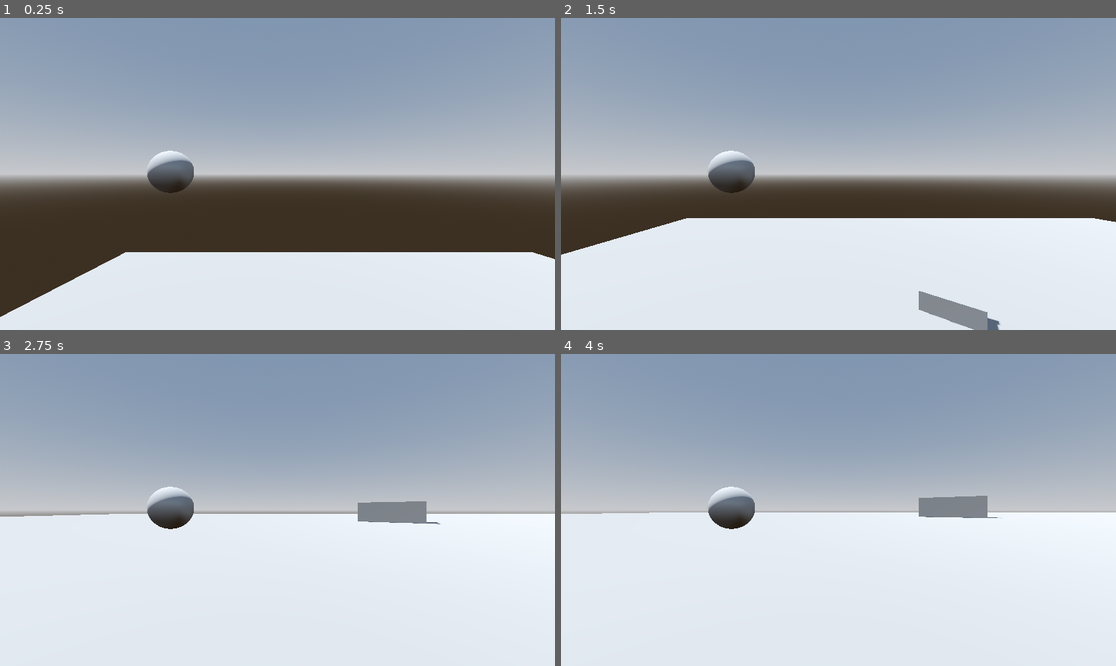
Above: before the commit, frames 1-4 (two rows, left to right).
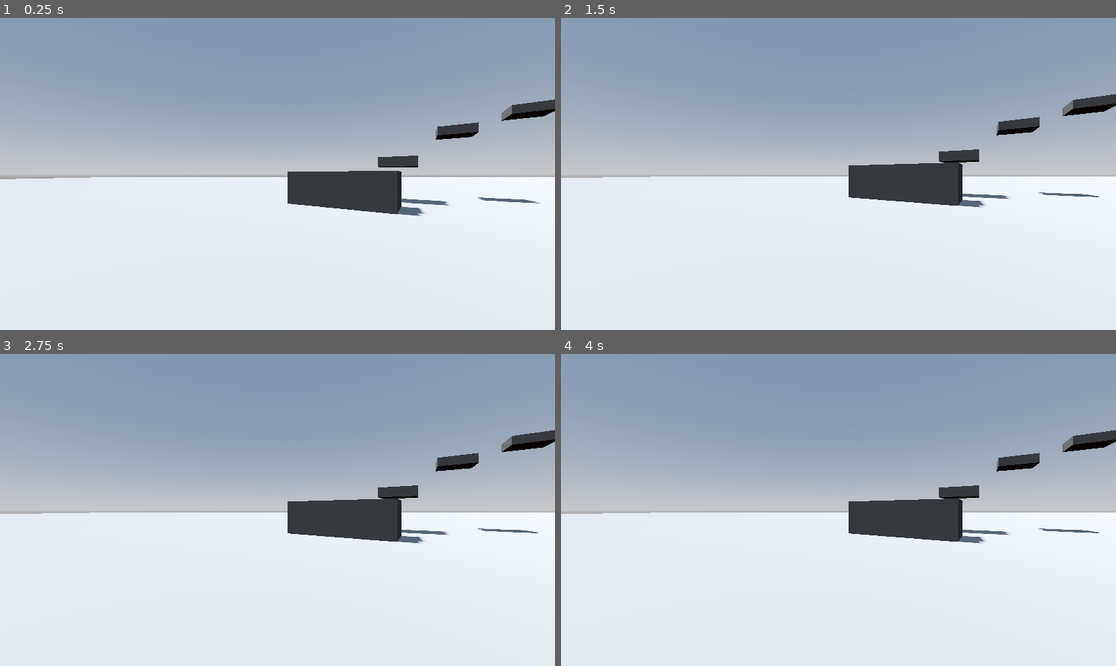
Above: after the commit, the same moments.

Repository: KinexDev/GorillaLocomotion-Godot
Game: Godot game, scene res://Scenes/main.tscn
The game is run twice, just before and just after one commit, with the same random seed, the same clock (stepped at 60 frames per second) and the same inputs.
Inputs:
- Up to frame 1 (0.25 s): no input
- Up to frame 2 (1.5 s): no input
- Up to frame 3 (2.75 s): no input
- Up to frame 4 (4 s): tap Enter at 3.5 s

The runs differ from the first frame. In frame 1, 28% of the frame differs, in the area x 0-100%, y 26-96%; in frame 2, 17%; in frame 3, 5.3%; in frame 4, 4.9%.

Commit message:
rough prototype finished

Diff:
--- /dev/null
+++ b/gorillalocomotion/Materials/Props.tres
@@ -0,0 +1,4 @@
+[gd_resource type="StandardMaterial3D" format=3 uid="uid://bjbudmf23v5cj"]
+
+[resource]
+albedo_color = Color(0.262932, 0.262932, 0.262932, 1)
--- a/gorillalocomotion/Scenes/main.tscn
+++ b/gorillalocomotion/Scenes/main.tscn
@@ -1,23 +1,9 @@
-[gd_scene load_steps=12 format=3 uid="uid://kgs6a41jieqo"]
+[gd_scene load_steps=10 format=3 uid="uid://kgs6a41jieqo"]
 
-[ext_resource type="Material" uid="uid://bal061vollvv0" path="res://Materials/Checkered.tres" id="1_hr4b0"]
-[ext_resource type="Script" path="res://Scripts/player.gd" id="2_qnar4"]
-
-[sub_resource type="GDScript" id="GDScript_4al5r"]
-script/source = "extends Node
-
-var csg_box : CSGBox3D = CSGBox3D.new()
-
-
-
-func _ready() -> void:
-	pass
-
-
-func _process(delta: float) -> void:
-	print(\"hello world!\")
-	pass
-"
+[ext_resource type="Script" path="res://Scripts/xr.gd" id="1_fbwps"]
+[ext_resource type="Material" uid="uid://bal061vollvv0" path="res://Materials/Floor.tres" id="1_hr4b0"]
+[ext_resource type="Material" uid="uid://bjbudmf23v5cj" path="res://Materials/Props.tres" id="3_def3g"]
+[ext_resource type="PackedScene" uid="uid://bkht4dgldahe" path="res://Scenes/player_container.tscn" id="4_gg425"]
 
 [sub_resource type="BoxShape3D" id="BoxShape3D_y5wf3"]
 
@@ -36,18 +22,12 @@
 tonemap_mode = 2
 glow_enabled = true
 
-[sub_resource type="CapsuleShape3D" id="CapsuleShape3D_knk53"]
-radius = 0.15
-height = 0.6
-
-[sub_resource type="SphereShape3D" id="SphereShape3D_55h62"]
-
-[sub_resource type="SphereMesh" id="SphereMesh_cx410"]
-
 [node name="Main" type="Node3D"]
-script = SubResource("GDScript_4al5r")
+script = ExtResource("1_fbwps")
 
 [node name="Floor" type="StaticBody3D" parent="."]
+collision_layer = 15
+collision_mask = 15
 
 [node name="CollisionShape3D" type="CollisionShape3D" parent="Floor"]
 transform = Transform3D(100, 0, 0, 0, 1, 0, 0, 0, 100, 0, 0, 0)
@@ -58,39 +38,31 @@
 mesh = SubResource("BoxMesh_gl712")
 skeleton = NodePath("../../..")
 
-[node name="Obj" type="StaticBody3D" parent="."]
-transform = Transform3D(1, 0, 0, 0, 1, 0, 0, 0, 1, 8.48617, -3.19921, 13.3374)
-
-[node name="CollisionShape3D" type="CollisionShape3D" parent="Obj"]
-transform = Transform3D(0.615784, 0, -5.2744, 0, 10, 0, 0.431641, 0, 7.52452, -6.76036, 7.48162, -8.498)
-shape = SubResource("BoxShape3D_y5wf3")
-
-[node name="MeshInstance3D" type="MeshInstance3D" parent="Obj/CollisionShape3D"]
-material_override = ExtResource("1_hr4b0")
-mesh = SubResource("BoxMesh_gl712")
-skeleton = NodePath("../../..")
-
 [node name="Obj2" type="StaticBody3D" parent="."]
-transform = Transform3D(1, 0, 0, 0, 1, 0, 0, 0, 1, 16.647, -3.1423, 18.0715)
+transform = Transform3D(1, 0, 0, 0, 1, 0, 0, 0, 1, 6.55085, -4.93515, 4.95867)
+collision_layer = 15
+collision_mask = 15
 
 [node name="CollisionShape3D" type="CollisionShape3D" parent="Obj2"]
-transform = Transform3D(0.615784, 0, -5.2744, 0, 10, 0, 0.431641, 0, 7.52452, -6.76036, 7.48162, -8.498)
+transform = Transform3D(0.307892, 0, -2.63691, 0, 5, 0, 0.215821, 0, 3.76185, -6.76036, 7.48162, -8.498)
 shape = SubResource("BoxShape3D_y5wf3")
 
 [node name="MeshInstance3D" type="MeshInstance3D" parent="Obj2/CollisionShape3D"]
-material_override = ExtResource("1_hr4b0")
+material_override = ExtResource("3_def3g")
 mesh = SubResource("BoxMesh_gl712")
 skeleton = NodePath("../../..")
 
 [node name="Obj3" type="StaticBody3D" parent="."]
-transform = Transform3D(1, 0, 0, 0, 1, 0, 0, 0, 1, 22.7934, 0.0569038, 4.73415)
+transform = Transform3D(1, 0, 0, 0, 1, 0, 0, 0, 1, 4.54094, 0.87476, -11.2495)
+collision_layer = 15
+collision_mask = 15
 
 [node name="CollisionShape3D" type="CollisionShape3D" parent="Obj3"]
-transform = Transform3D(1.64837, 0, -2.55885, 0, 1.5, 0, 1.15544, 0, 3.65048, -6.95268, 1.20594, -8.60486)
+transform = Transform3D(0.821319, 0, -1.27483, 0, 0.747, 0, 0.575711, 0, 1.81869, 0, 0, 0)
 shape = SubResource("BoxShape3D_y5wf3")
 
 [node name="MeshInstance3D" type="MeshInstance3D" parent="Obj3/CollisionShape3D"]
-material_override = ExtResource("1_hr4b0")
+material_override = ExtResource("3_def3g")
 mesh = SubResource("BoxMesh_gl712")
 skeleton = NodePath("../../..")
 
@@ -103,47 +75,114 @@
 [node name="WorldEnvironment" type="WorldEnvironment" parent="Lighting"]
 environment = SubResource("Environment_10n85")
 
-[node name="PlayerContainer" type="Node3D" parent="."]
-transform = Transform3D(-4.37114e-08, 0, -1, 0, 1, 0, 1, 0, -4.37114e-08, 0, 21.028, -12.6829)
-script = ExtResource("2_qnar4")
+[node name="player_container" parent="." instance=ExtResource("4_gg425")]
 
-[node name="Player" type="CharacterBody3D" parent="PlayerContainer"]
-physics_interpolation_mode = 1
+[node name="Obj4" type="StaticBody3D" parent="."]
+transform = Transform3D(1, 0, 0, 0, 1, 0, 0, 0, 1, 8.99439, -4.93515, 7.32608)
 
-[node name="XROrigin3D" type="XROrigin3D" parent="PlayerContainer/Player"]
+[node name="CollisionShape3D" type="CollisionShape3D" parent="Obj4"]
+transform = Transform3D(0.307892, 0, -2.63691, 0, 5, 0, 0.215821, 0, 3.76185, -6.76036, 7.48162, -8.498)
+shape = SubResource("BoxShape3D_y5wf3")
 
-[node name="Head" type="XRCamera3D" parent="PlayerContainer/Player/XROrigin3D"]
+[node name="MeshInstance3D" type="MeshInstance3D" parent="Obj4/CollisionShape3D"]
+material_override = ExtResource("3_def3g")
+mesh = SubResource("BoxMesh_gl712")
+skeleton = NodePath("../../..")
 
-[node name="LeftHand" type="XRController3D" parent="PlayerContainer/Player/XROrigin3D"]
-transform = Transform3D(1, 0, 0, 0, 1, 0, 0, 0, 1, -0.253799, 0.00499916, -0.487)
-tracker = &"left_hand"
+[node name="Obj5" type="StaticBody3D" parent="."]
+transform = Transform3D(1, 0, 0, 0, 1, 0, 0, 0, 1, 5.3409, 1.50049, -9.5038)
+collision_layer = 15
+collision_mask = 15
 
-[node name="RightHand" type="XRController3D" parent="PlayerContainer/Player/XROrigin3D"]
-tracker = &"right_hand"
+[node name="CollisionShape3D" type="CollisionShape3D" parent="Obj5"]
+transform = Transform3D(0.736937, 0, -0.490474, 0, 0.246412, 0, 0.516562, 0, 0.699717, 0, 0, 0)
+shape = SubResource("BoxShape3D_y5wf3")
 
-[node name="Collision" type="CollisionShape3D" parent="PlayerContainer/Player"]
-transform = Transform3D(1, 0, 0, 0, 1, 0, 0, 0, 1, 0, -0.25, 0)
-shape = SubResource("CapsuleShape3D_knk53")
+[node name="MeshInstance3D" type="MeshInstance3D" parent="Obj5/CollisionShape3D"]
+material_override = ExtResource("3_def3g")
+mesh = SubResource("BoxMesh_gl712")
+skeleton = NodePath("../../..")
 
-[node name="LeftHandFollower" type="CharacterBody3D" parent="PlayerContainer"]
-physics_interpolation_mode = 2
-transform = Transform3D(1, 0, 0, 0, 1, 0, 0, 0, 1, 0, 0, -0.4872)
+[node name="Obj6" type="StaticBody3D" parent="."]
+transform = Transform3D(1, 0, 0, 0, 1, 0, 0, 0, 1, 5.92265, 2.41754, -7.51276)
+collision_layer = 15
+collision_mask = 15
 
-[node name="CollisionShape3D" type="CollisionShape3D" parent="PlayerContainer/LeftHandFollower"]
-transform = Transform3D(0.1, 0, 0, 0, 0.1, 0, 0, 0, 0.1, 0, 0, 0)
-shape = SubResource("SphereShape3D_55h62")
+[node name="CollisionShape3D" type="CollisionShape3D" parent="Obj6"]
+transform = Transform3D(0.736937, 0, -0.490474, 0, 0.246412, 0, 0.516562, 0, 0.699717, 0, 0, 0)
+shape = SubResource("BoxShape3D_y5wf3")
 
-[node name="MeshInstance3D" type="MeshInstance3D" parent="PlayerContainer/LeftHandFollower/CollisionShape3D"]
-mesh = SubResource("SphereMesh_cx410")
-skeleton = NodePath("../..")
+[node name="MeshInstance3D" type="MeshInstance3D" parent="Obj6/CollisionShape3D"]
+material_override = ExtResource("3_def3g")
+mesh = SubResource("BoxMesh_gl712")
+skeleton = NodePath("../../..")
 
-[node name="RightHandFollower" type="CharacterBody3D" parent="PlayerContainer"]
-physics_interpolation_mode = 2
+[node name="Obj7" type="StaticBody3D" parent="."]
+transform = Transform3D(1, 0, 0, 0, 1, 0, 0, 0, 1, 5.87329, 3.01888, -5.43914)
+collision_layer = 15
+collision_mask = 15
 
-[node name="CollisionShape3D" type="CollisionShape3D" parent="PlayerContainer/RightHandFollower"]
-transform = Transform3D(0.1, 0, 0, 0, 0.1, 0, 0, 0, 0.1, 0, 0, 0)
-shape = SubResource("SphereShape3D_55h62")
+[node name="CollisionShape3D" type="CollisionShape3D" parent="Obj7"]
+transform = Transform3D(0.736937, 0, -0.490474, 0, 0.246412, 0, 0.516562, 0, 0.699717, 0, 0, 0)
+shape = SubResource("BoxShape3D_y5wf3")
 
-[node name="MeshInstance3D" type="MeshInstance3D" parent="PlayerContainer/RightHandFollower/CollisionShape3D"]
-mesh = SubResource("SphereMesh_cx410")
-skeleton = NodePath("../..")
+[node name="MeshInstance3D" type="MeshInstance3D" parent="Obj7/CollisionShape3D"]
+material_override = ExtResource("3_def3g")
+mesh = SubResource("BoxMesh_gl712")
+skeleton = NodePath("../../..")
+
+[node name="Obj8" type="StaticBody3D" parent="."]
+transform = Transform3D(1, 0, 0, 0, 1, 0, 0, 0, 1, 5.17861, 3.8655, -3.48174)
+collision_layer = 15
+collision_mask = 15
+
+[node name="CollisionShape3D" type="CollisionShape3D" parent="Obj8"]
+transform = Transform3D(0.736937, 0, -0.490474, 0, 0.246412, 0, 0.516562, 0, 0.699717, 0, 0, 0)
+shape = SubResource("BoxShape3D_y5wf3")
+
+[node name="MeshInstance3D" type="MeshInstance3D" parent="Obj8/CollisionShape3D"]
+material_override = ExtResource("3_def3g")
+mesh = SubResource("BoxMesh_gl712")
+skeleton = NodePath("../../..")
+
+[node name="Obj9" type="StaticBody3D" parent="."]
+transform = Transform3D(1, 0, 0, 0, 3.93906, 0, 0, 0, 1, -4.06933, 2.53173, -8.33968)
+collision_layer = 15
+collision_mask = 15
+
+[node name="CollisionShape3D" type="CollisionShape3D" parent="Obj9"]
+transform = Transform3D(0.736937, 0, -0.490474, 0, 0.246412, 0, 0.516562, 0, 0.699717, 0, 0, 0)
+shape = SubResource("BoxShape3D_y5wf3")
+
+[node name="MeshInstance3D" type="MeshInstance3D" parent="Obj9/CollisionShape3D"]
+material_override = ExtResource("3_def3g")
+mesh = SubResource("BoxMesh_gl712")
+skeleton = NodePath("../../..")
+
+[node name="Obj10" type="StaticBody3D" parent="."]
+transform = Transform3D(1, 0, 0, 0, 3.93906, 0, 0, 0, 1, -4.07857, 0.72576, -11.507)
+collision_layer = 15
+collision_mask = 15
+
+[node name="CollisionShape3D" type="CollisionShape3D" parent="Obj10"]
+transform = Transform3D(0.736937, 0, -0.490474, 0, 0.246412, 0, 0.516562, 0, 0.699717, 0, 0, 0)
+shape = SubResource("BoxShape3D_y5wf3")
+
+[node name="MeshInstance3D" type="MeshInstance3D" parent="Obj10/CollisionShape3D"]
+material_override = ExtResource("3_def3g")
+mesh = SubResource("BoxMesh_gl712")
+skeleton = NodePath("../../..")
+
+[node name="Obj11" type="StaticBody3D" parent="."]
+transform = Transform3D(1, 0, 0, 0, 3.93906, 0, 0, 0, 1, -2.72384, 3.35669, -5.37187)
+collision_layer = 15
+collision_mask = 15
+
+[node name="CollisionShape3D" type="CollisionShape3D" parent="Obj11"]
+transform = Transform3D(0.736937, 0, -0.490474, 0, 0.246412, 0, 0.516562, 0, 0.699717, 0, 0, 0)
+shape = SubResource("BoxShape3D_y5wf3")
+
+[node name="MeshInstance3D" type="MeshInstance3D" parent="Obj11/CollisionShape3D"]
+material_override = ExtResource("3_def3g")
+mesh = SubResource("BoxMesh_gl712")
+skeleton = NodePath("../../..")
--- /dev/null
+++ b/gorillalocomotion/Scenes/player_container.tscn
@@ -0,0 +1,66 @@
+[gd_scene load_steps=5 format=3 uid="uid://bkht4dgldahe"]
+
+[ext_resource type="Script" path="res://Scripts/player.gd" id="1_8b7d2"]
+
+[sub_resource type="CapsuleShape3D" id="CapsuleShape3D_knk53"]
+radius = 0.15
+height = 0.6
+
+[sub_resource type="SphereShape3D" id="SphereShape3D_55h62"]
+
+[sub_resource type="SphereMesh" id="SphereMesh_cx410"]
+
+[node name="PlayerContainer" type="Node3D"]
+transform = Transform3D(-4.37114e-08, 0, -1, 0, 1, 0, 1, 0, -4.37114e-08, 0, 1.52083, -12.6829)
+script = ExtResource("1_8b7d2")
+max_jump_speed = 8.0
+jump_multiplier = 1.15
+
+[node name="Player" type="CharacterBody3D" parent="."]
+physics_interpolation_mode = 1
+collision_layer = 2
+platform_floor_layers = 4294967041
+
+[node name="XROrigin3D" type="XROrigin3D" parent="Player"]
+
+[node name="Head" type="XRCamera3D" parent="Player/XROrigin3D"]
+
+[node name="LeftHand" type="XRController3D" parent="Player/XROrigin3D"]
+tracker = &"left_hand"
+
+[node name="Follow" type="Node3D" parent="Player/XROrigin3D/LeftHand"]
+transform = Transform3D(1, 0, 0, 0, 1, 0, 0, 0, 1, 0, 0, 0.05)
+
+[node name="RightHand" type="XRController3D" parent="Player/XROrigin3D"]
+tracker = &"right_hand"
+
+[node name="Follow" type="Node3D" parent="Player/XROrigin3D/RightHand"]
+transform = Transform3D(1, 0, 0, 0, 1, 0, 0, 0, 1, 0, 0, 0.05)
+
+[node name="Collision" type="CollisionShape3D" parent="Player"]
+transform = Transform3D(1, 0, 0, 0, 1, 0, 0, 0, 1, 0, -0.25, 0)
+shape = SubResource("CapsuleShape3D_knk53")
+
+[node name="LeftHandFollower" type="CharacterBody3D" parent="."]
+physics_interpolation_mode = 2
+collision_layer = 2
+
+[node name="CollisionShape3D" type="CollisionShape3D" parent="LeftHandFollower"]
+transform = Transform3D(0.1, 0, 0, 0, 0.1, 0, 0, 0, 0.1, 0, 0, 0)
+shape = SubResource("SphereShape3D_55h62")
+
+[node name="MeshInstance3D" type="MeshInstance3D" parent="LeftHandFollower/CollisionShape3D"]
+mesh = SubResource("SphereMesh_cx410")
+skeleton = NodePath("../..")
+
+[node name="RightHandFollower" type="CharacterBody3D" parent="."]
+physics_interpolation_mode = 2
+collision_layer = 2
+
+[node name="CollisionShape3D" type="CollisionShape3D" parent="RightHandFollower"]
+transform = Transform3D(0.1, 0, 0, 0, 0.1, 0, 0, 0, 0.1, 0, 0, 0)
+shape = SubResource("SphereShape3D_55h62")
+
+[node name="MeshInstance3D" type="MeshInstance3D" parent="RightHandFollower/CollisionShape3D"]
+mesh = SubResource("SphereMesh_cx410")
+skeleton = NodePath("../..")
--- a/gorillalocomotion/Scripts/player.gd
+++ b/gorillalocomotion/Scripts/player.gd
@@ -1,13 +1,16 @@
 extends Node
 
-@export var player_speed:float = 7
+@export var max_jump_speed:float = 7
+@export var drag:float = 1
+@export var jump_multiplier:float = 1
+@export var velocity_limit:float = 0.4
 @export var velocity_history_size:int = 8
 
 @onready var player:CharacterBody3D = $Player
 @onready var player_collision:CollisionShape3D = $Player/Collision
 @onready var head:Node3D = $Player/XROrigin3D/Head
-@onready var left_hand:Node3D = $Player/XROrigin3D/LeftHand
-@onready var right_hand:Node3D = $Player/XROrigin3D/RightHand
+@onready var left_hand:Node3D = $Player/XROrigin3D/LeftHand/Follow
+@onready var right_hand:Node3D = $Player/XROrigin3D/RightHand/Follow
 @onready var left_hand_follower:CharacterBody3D = $LeftHandFollower
 @onready var right_hand_follower:CharacterBody3D = $RightHandFollower
 
@@ -16,6 +19,10 @@
 var velocity_average:Vector3
 var velocity_index:int
 
+var is_moving:bool
+var is_left_hand_colliding:bool
+var is_right_hand_colliding:bool
+
 func _ready() -> void:
 	init()
 
@@ -23,31 +30,54 @@
 	player_collision.global_position = head.global_position - Vector3(0, 0.25, 0)
 
 	if not player.is_on_floor():
-		player.velocity += ProjectSettings.get_setting("physics/3d/default_gravity_vector") * delta
-
+		player.velocity += Vector3.DOWN * delta * 9.8
+	else:
+		player.velocity *= 1 - (drag * delta * (1 - player.get_floor_angle()))
 	move_followers(true, delta)
 
-	if hand_colliding(left_hand_follower) and hand_colliding(right_hand_follower):
+	var left_hand_velocity = left_hand_follower.global_position - left_hand.global_position
+	var right_hand_velocity = right_hand_follower.global_position - right_hand.global_position
+	var movement = Vector3.ZERO
+
+	if is_left_hand_colliding and is_right_hand_colliding:
+		movement = (left_hand_velocity + right_hand_velocity) / 2
+	else:
+		movement = (left_hand_velocity if is_left_hand_colliding else Vector3.ZERO) + (right_hand_velocity if is_right_hand_colliding else Vector3.ZERO)
+
+	if is_left_hand_colliding or is_right_hand_colliding:
+		player.velocity = movement / delta
+		is_moving = true
+	elif is_moving:
+		if velocity_average.length() > velocity_limit:
+			if velocity_average.length() * jump_multiplier > max_jump_speed:
+				player.velocity = velocity_average.normalized() * max_jump_speed
+			else:
+				player.velocity = jump_multiplier * velocity_average
+		else:
+			player.velocity = Vector3.ZERO
+		is_moving = false
 		pass
-	else:
-		pass
+
+	player.move_and_slide()
 
 	move_followers(false, delta)
 
-	player.move_and_slide()
-
 	store_velocities(delta)
 
-func move_followers(enable_stick_force:bool, delta:float) -> void:
-	delta = clampf(delta, 0.01, 1)
+func move_followers(include_velocity:bool, delta:float) -> void:
+	delta = clampf(delta, 0.0005, 1)
 	# stick force helps player stick to the ground while on the floor so movement doesn't feel odd
-	var additional_force = Vector3.DOWN * 2 * 9.8 * delta * delta if enable_stick_force else Vector3.ZERO
 
-	left_hand_follower.velocity = ((left_hand.global_position - left_hand_follower.global_position) / delta) + additional_force + player.velocity
-	right_hand_follower.velocity = ((right_hand.global_position - right_hand_follower.global_position) / delta)  + additional_force + player.velocity
+	var additional_force = Vector3.DOWN * 2 * 9.8 * delta * delta if include_velocity else Vector3.ZERO
 
-	left_hand_follower.move_and_slide()
-	right_hand_follower.move_and_slide()
+	left_hand_follower.velocity = (left_hand.global_position - left_hand_follower.global_position) + additional_force
+	right_hand_follower.velocity = (right_hand.global_position - right_hand_follower.global_position) + additional_force
+
+	var left_hand_collision = left_hand_follower.move_and_collide(left_hand_follower.velocity, false, 0.0000001, true)
+	var right_hand_collision = right_hand_follower.move_and_collide(right_hand_follower.velocity, false, 0.0000001, true)
+
+	is_left_hand_colliding = left_hand_collision != null
+	is_right_hand_colliding = right_hand_collision != null
 
 func init() -> void:
 	for i in range(velocity_history_size):
@@ -61,7 +91,3 @@
 	velocity_average += (current_velocity - oldest_velocity) / float(velocity_history_size);
 	velocity_history[velocity_index] = current_velocity
 	previous_position = player.global_position
-
-# Helper methods
-func hand_colliding(hand:CharacterBody3D) -> bool:
-	return hand.get_slide_collision_count() > 0
--- a/gorillalocomotion/project.godot
+++ b/gorillalocomotion/project.godot
@@ -13,7 +13,11 @@
 config/name="GorillaLocomotion"
 run/main_scene="res://Scenes/main.tscn"
 config/features=PackedStringArray("4.3", "Forward Plus")
-config/icon="res://icon.svg"
+config/icon="res://Materials/icon.svg"
+
+[physics]
+
+3d/physics_engine="JoltPhysics3D"
 
 [xr]
 
Renamed: gorillalocomotion/Materials/Checkered.tres -> gorillalocomotion/Materials/Floor.tres
Renamed: gorillalocomotion/icon.svg -> gorillalocomotion/Materials/icon.svg
Not shown, added: gorillalocomotion/Materials/icon.svg.import
Not shown, added: gorillalocomotion/addons/godot-jolt/LICENSE.txt
Not shown, added: gorillalocomotion/addons/godot-jolt/THIRDPARTY.txt
Not shown, removed: gorillalocomotion/icon.svg.import
Not shown, added: gorillalocomotion/addons/godot-jolt/android/libgodot-jolt_android-arm32.so
Not shown, added: gorillalocomotion/addons/godot-jolt/android/libgodot-jolt_android-arm32_editor.so
Not shown, added: gorillalocomotion/addons/godot-jolt/android/libgodot-jolt_android-arm64.so
Not shown, added: gorillalocomotion/addons/godot-jolt/android/libgodot-jolt_android-arm64_editor.so
Not shown, added: gorillalocomotion/addons/godot-jolt/android/libgodot-jolt_android-x64.so
Not shown, added: gorillalocomotion/addons/godot-jolt/android/libgodot-jolt_android-x64_editor.so
(and 21 more such lines)
